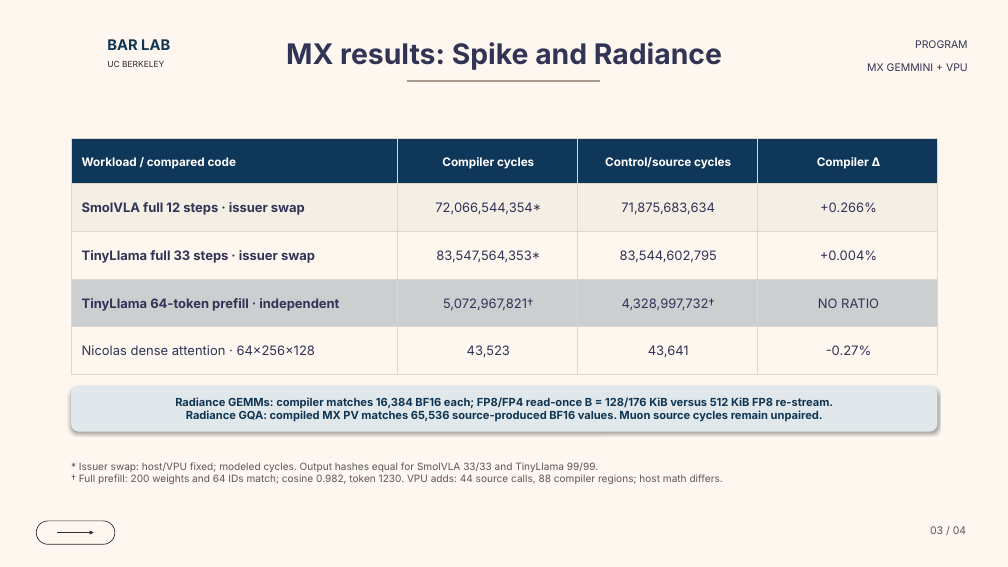
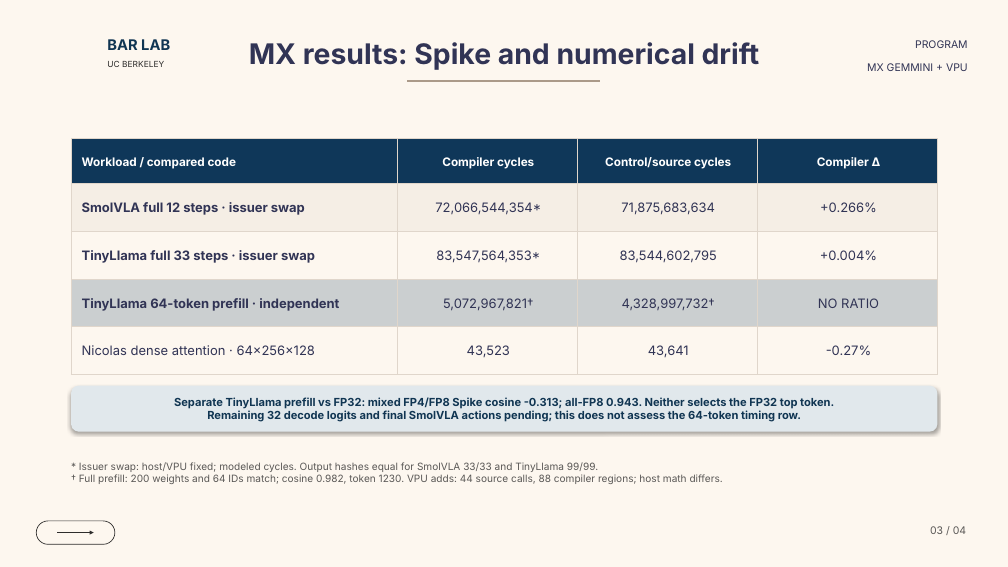
Before and after one commit to ucb-bar/mx-gemmini-mlir, a slide deck: slide 3 of docs/presentations/mx_gemmini_dialect_overview.pptx. Drawn at 1008x567 pixels with LibreOffice and Linux fonts; fonts in the diff are those of the drawing; background and template pictures are left out. Boxes give left, top, right and bottom in pixels: in the first picture for what was removed or moved away, otherwise in the second. Text is boxed around its words. In the diff, an @@ line names an element or a change of style, - is before the commit and + after.

Commit message:
Document TinyLlama prefill precision drift

```diff
--- a/docs/presentations/mx_gemmini_dialect_overview.pptx
+++ b/docs/presentations/mx_gemmini_dialect_overview.pptx
@@ text at box(249, 42, 760, 70): text changed @@
-MX results: Spike and Radiance
+MX results: Spike and numerical drift
@@ text in rounded rectangle at box(174, 397, 834, 422): text changed @@
-Radiance GEMMs: compiler matches 16,384 BF16 each; FP8/FP4 read-once B = 128/176 KiB versus 512 KiB FP8 re-stream.
-Radiance GQA: compiled MX PV matches 65,536 source-produced BF16 values. Muon source cycles remain unpaired.
+Separate TinyLlama prefill vs FP32: mixed FP4/FP8 Spike cosine -0.313; all-FP8 0.943. Neither selects the FP32 top token.
+Remaining 32 decode logits and final SmolVLA actions pending; this does not assess the 64-token timing row.
```
Also in this commit, not shown: 27 other files.
